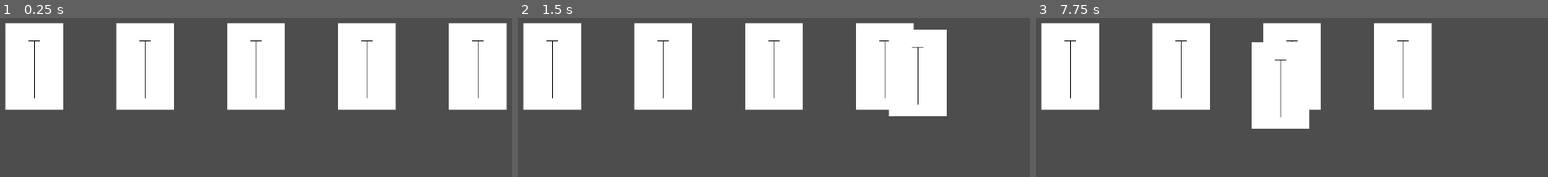
Above: before the commit, frames 1-3 (left to right).
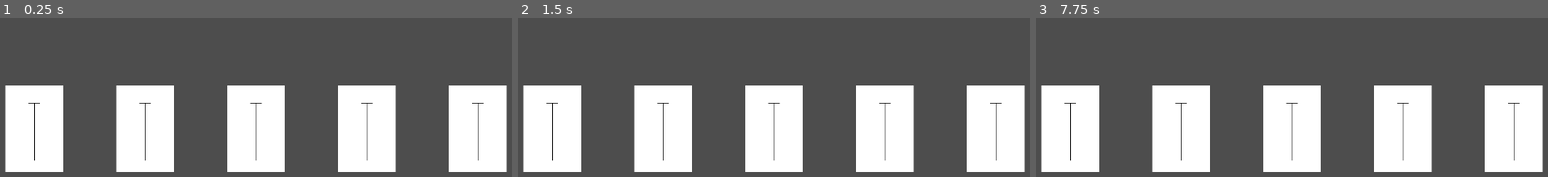
Above: after the commit, the same moments.

Repository: dBinet/SquirrelAttack
Game: Godot game, scene res://scenes/Main.tscn
Same seed, same stepped clock (60 frames per second), same inputs: the game is played once before the commit and once after it.
Inputs (mouse positions are in pixels of both pictures, inside the frame that each line leads up to):
- Up to frame 1 (0.25 s): no input
- Up to frame 2 (1.5 s): tap Enter at 0.5 s; move the mouse to (743, 78) at 0.52 s; click (743, 78) at 0.67 s; tap Space at 1.25 s; drag from (973, 60) to (743, 78) at 1.27 s
- Up to frame 3 (7.75 s): move the mouse to (outside the picture) at 2.02 s; click (outside the picture) at 2.17 s; tap Enter at 2.75, 4.25 s; drag from (outside the picture) to (outside the picture) at 2.77 s; tap Space at 3.5, 5 s; move the mouse to (outside the picture) at 3.52 s; click (outside the picture) at 3.67 s; drag from (outside the picture) to (outside the picture) at 4.27 s; move the mouse to (1158, 22) at 5.02 s; click (1158, 22) at 5.17 s; drag from (outside the picture) to (1158, 22) at 5.77 s; move the mouse to (1261, 78) at 6.52 s; click (1261, 78) at 6.67 s; drag from (1491, 60) to (1261, 78) at 7.27 s

The runs differ from the first frame. In frame 1, 45% of the frame differs, in the area x 0-100%, y 3-97%; in frame 2, 45%; in frame 3, 42%.

Commit message:
Move card positions further down

Diff:
--- a/scripts/Main.gd
+++ b/scripts/Main.gd
@@ -11,6 +11,6 @@
         add_child(card)
         card.position = Vector2(
             spacing * (i + 1),
-            viewport_size.y * 2.0 / 3.0
+            viewport_size.y * 5.0 / 6.0
         )
         card.set_original_position()
